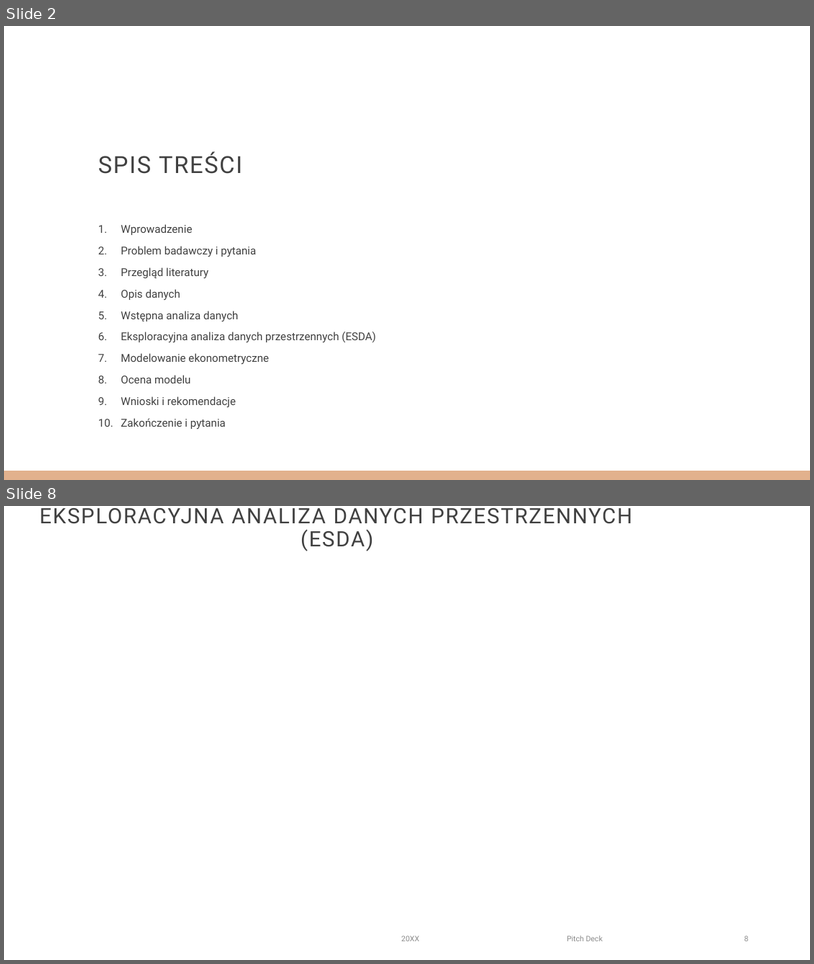
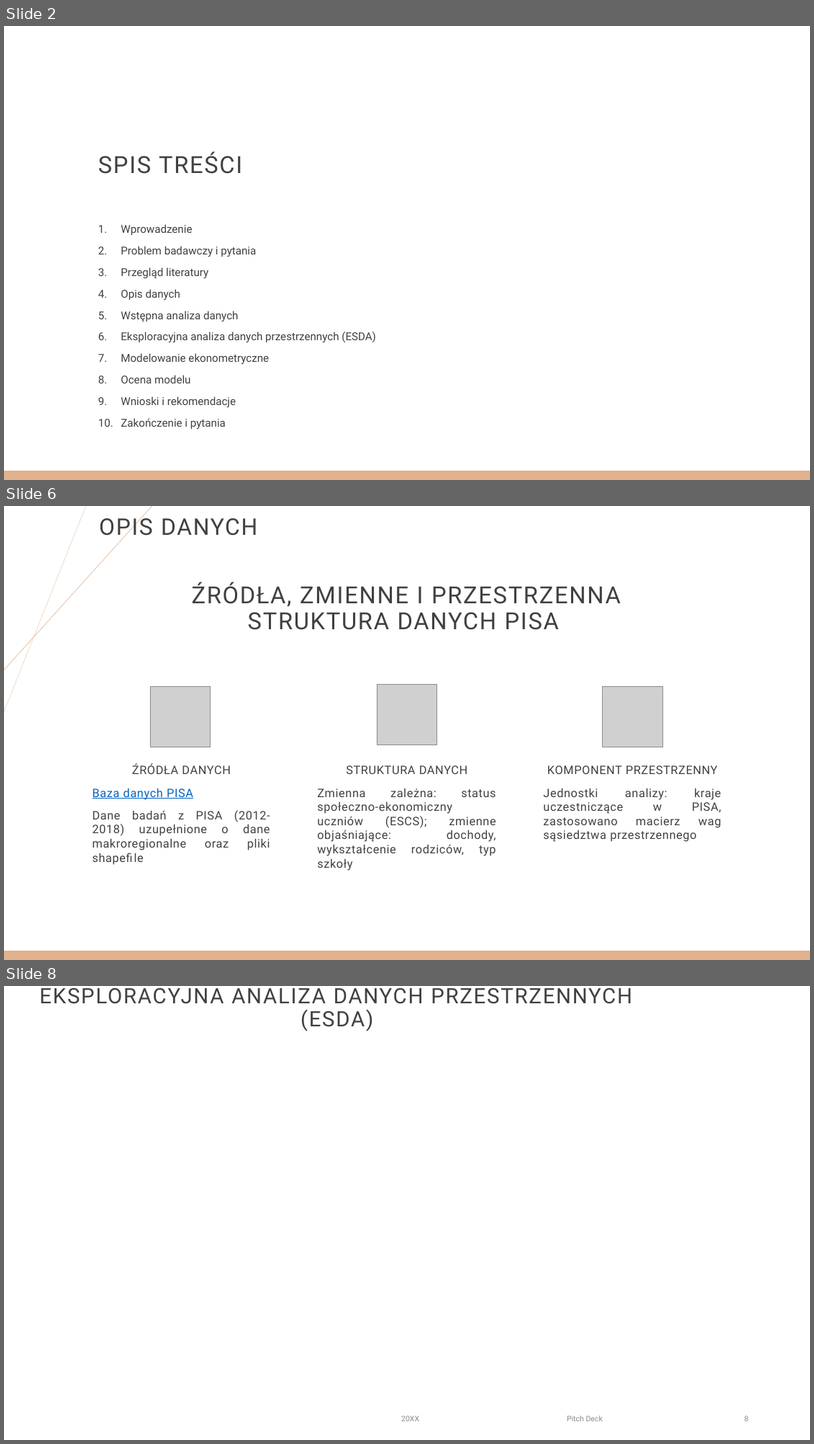
Before and after one commit to iZabela0001/Ekonometria-Przestrzenna, a slide deck: Ekonometria przestrzenna.pptx. Shown one above the other, each under a label of ours: slides 2 and 8 before the commit, slides 2, 6 and 8 after it; the slides between them are not shown. The pictures are 814x964 and 814x1444 pixels, drawn with LibreOffice and Linux fonts; fonts in the diff are those of the drawing; grey boxes stand for pictures; background and template pictures are left out. Boxes give left, top, right and bottom in pixels: in the first picture for what was removed or moved away, otherwise in the second. Text is boxed around its words. In the diff, an @@ line names an element or a change of style, - is before the commit and + after.

Commit message:
- dodanie slajdu z opisem danych - dodanie wniosków na temat projektu w RMD - wygenerowanie i załączenie HTML

```diff
--- a/Ekonometria przestrzenna.pptx
+++ b/Ekonometria przestrzenna.pptx
@@ slide 6 added at [4,506,810,960], background #FFFFFF @@
@@ line added from (85, 506) to (4, 712), #E2B18D 0.25 pt @@
@@ line added from (152, 506) to (4, 670), #E2B18D 0.5 pt @@
@@ text added at [99,515,257,541], 27.3 pt, text #404040 @@
+OPIS DANYCH
@@ title added at [192,582,621,630], 28 pt, text #404040 @@
+ŹRÓDŁA, ZMIENNE I PRZESTRZENNA STRUKTURA DANYCH PISA
@@ picture added at [150,687,211,747] @@
@@ picture added at [377,684,437,744] @@
@@ picture added at [603,687,664,747] @@
@@ text added at [93,764,270,850], 14 pt, text #404040 @@
+ŹRÓDŁA DANYCH
+Baza danych PISA
+Dane badań z PISA (2012-2018) uzupełnione o dane makroregionalne oraz pliki shapefile
@@ text added at [317,765,496,870], 14 pt, text #404040 @@
+STRUKTURA DANYCH
+Zmienna zależna: status społeczno-ekonomiczny uczniów (ESCS); zmienne objaśniające: dochody, wykształcenie rodziców, typ szkoły
@@ text added at [543,765,722,842], 14 pt, text #404040 @@
+KOMPONENT PRZESTRZENNY
+Jednostki analizy: kraje uczestniczące w PISA, zastosowano macierz wag sąsiedztwa przestrzennego
@@ rectangle added at [4,951,810,960], fill #E2B18D @@
```
Also in this commit, not shown: 4 slides changed, 1 slide removed, 2 other files.
